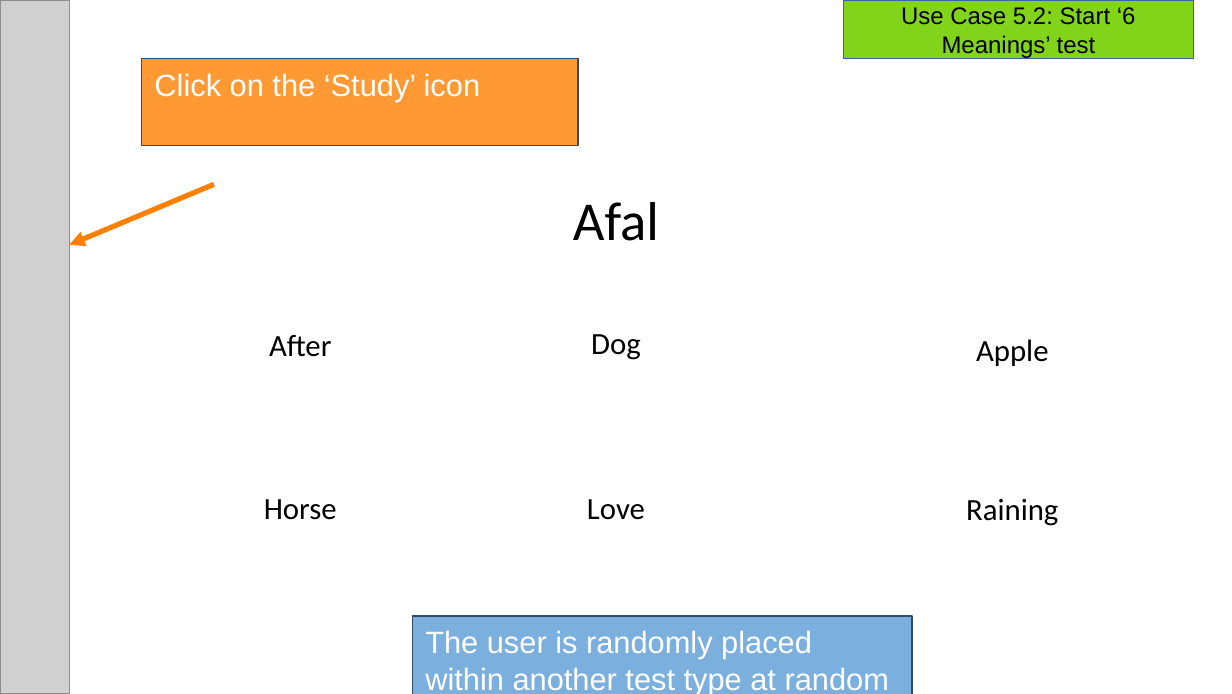
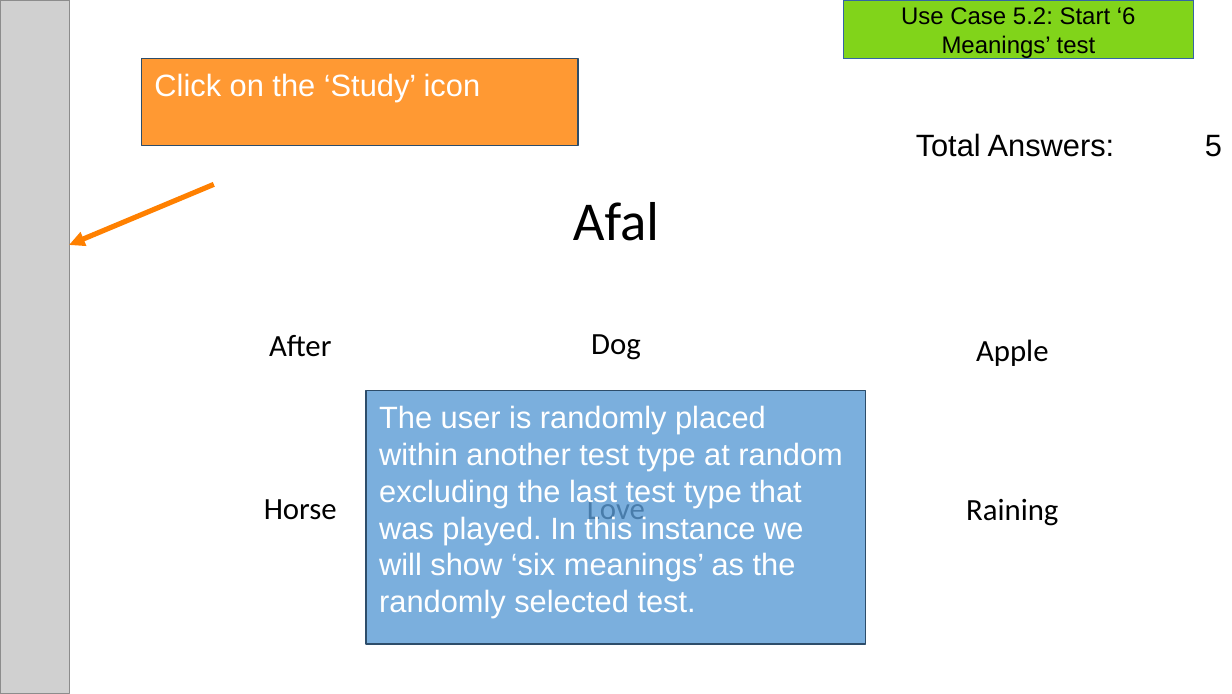
Before and after one commit to SaltyW123/gp20, a slide deck: slide 19 of dev/20200504/ncw/Nathaniel Watts/UISpec Presentation/UISpecPresGroup20.pptx. Drawn at 1232x694 pixels with LibreOffice and Linux fonts; fonts in the diff are those of the drawing; grey boxes stand for pictures; background and template pictures are left out. Boxes give left, top, right and bottom in pixels: in the first picture for what was removed or moved away, otherwise in the second. Text is boxed around its words. In the diff, an @@ line names an element or a change of style, - is before the commit and + after.

```diff
--- a/dev/20200504/ncw/Nathaniel Watts/UISpec Presentation/UISpecPresGroup20.pptx
+++ b/dev/20200504/ncw/Nathaniel Watts/UISpec Presentation/UISpecPresGroup20.pptx
@@ rectangle added at <box>896,120,1230,184</box>, fill #FFFFFF, outline #FFFFFF 2 pt @@
@@ text added at <box>916,133,1115,157</box>, 18 pt, text #000000 @@
+Total Answers:
@@ text added at <box>1205,134,1222,157</box>, 18 pt, text #000000 @@
+5
@@ rectangle "The user is randomly placed ...": place and size @@
-rectangle "The user is randomly placed ..." at <box>413,616,912,694</box>
+rectangle "The user is randomly placed ..." at <box>366,391,865,644</box>
```
Also in this commit, not shown: 21 other slides changed.
